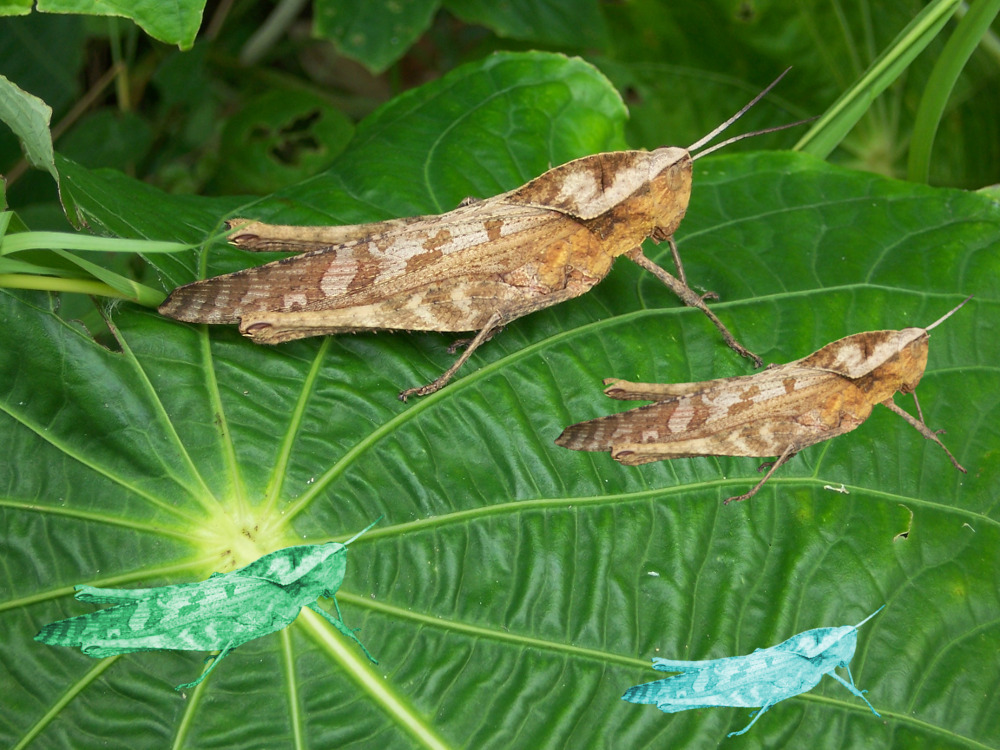
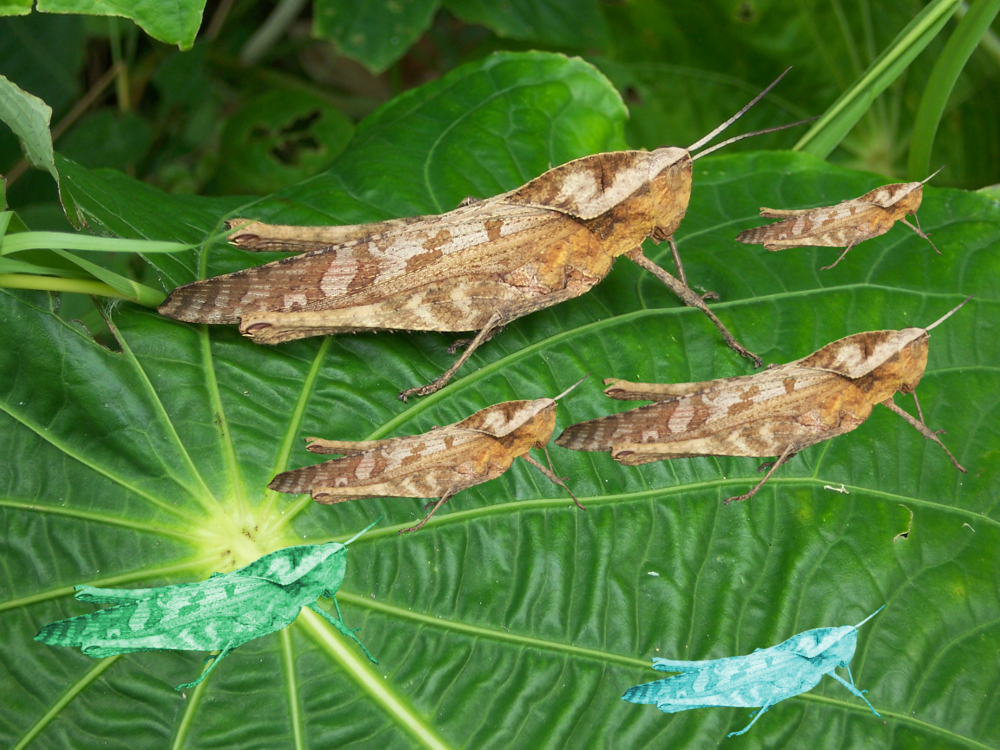
Revision of a layered 1000×750 image; what changed, layer by layer:
added layer "Clipboard #4" above "Clipboard #3" over left=734, top=165, right=946, bottom=271
added layer "Clipboard #3" above "Clipboard #2" over left=267, top=372, right=592, bottom=535
